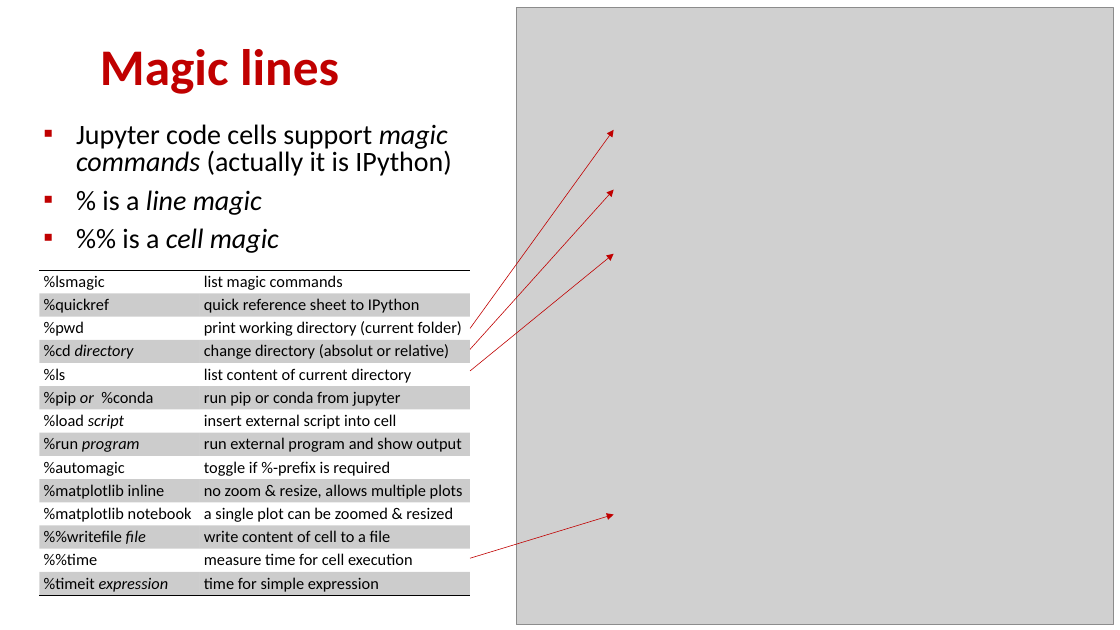
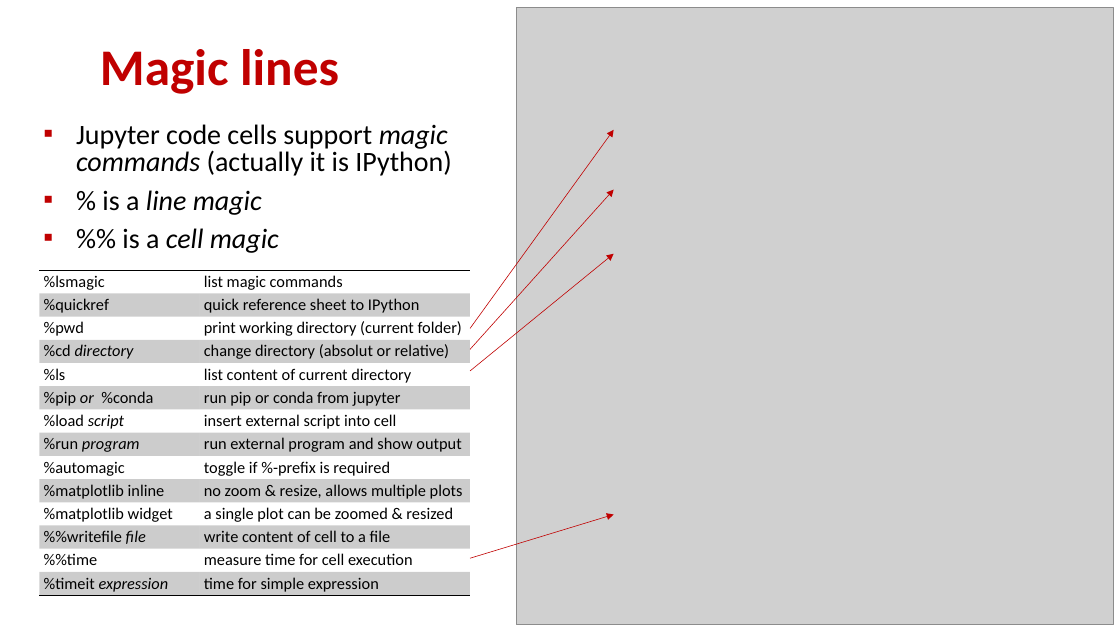
Before and after one commit to gsbrodal/gsbrodal.github.io, a slide deck: slide 30 of ipsa/slides/optimization.pptx. Drawn at 1120x630 pixels with LibreOffice and Linux fonts; fonts in the diff are those of the drawing; grey boxes stand for pictures. Boxes give left, top, right and bottom in pixels: in the first picture for what was removed or moved away, otherwise in the second. Text is boxed around its words. In the diff, an @@ line names an element or a change of style, - is before the commit and + after.

```diff
--- a/ipsa/slides/optimization.pptx
+++ b/ipsa/slides/optimization.pptx
@@ table at [39,271,471,596] @@
-row 11, column 1: %matplotlib notebook
+row 11, column 1: %matplotlib widget
```
Also in this commit, not shown: 3 other slides changed, 5 other files.
